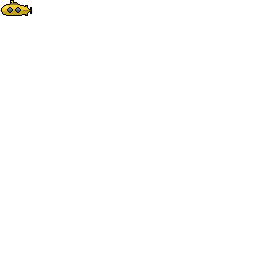
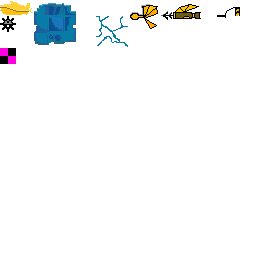
Comparing the layer stacks of the two 256 × 256 images. Changes:
added group "Groupe de calques" with 3 layers above "terra" over [0, 4, 240, 32]
added layer "harpoon" in group "Groupe de calques" over [131, 4, 240, 20]
added layer "boost" in group "Groupe de calques" over [130, 4, 158, 29]
added layer "mine" in group "Groupe de calques" over [0, 16, 16, 32]
added group "terra" with 1 layers above "sub #1" over [0, 3, 128, 64]
showed "Calque", moved it into group "terra", painted on it over [0, 3, 128, 64]
added group "sub #1" with 1 layers over [0, 1, 32, 15]
renamed "Calque Copié #2" to "sub", moved it into group "sub #1", painted on it over [0, 0, 32, 16]
